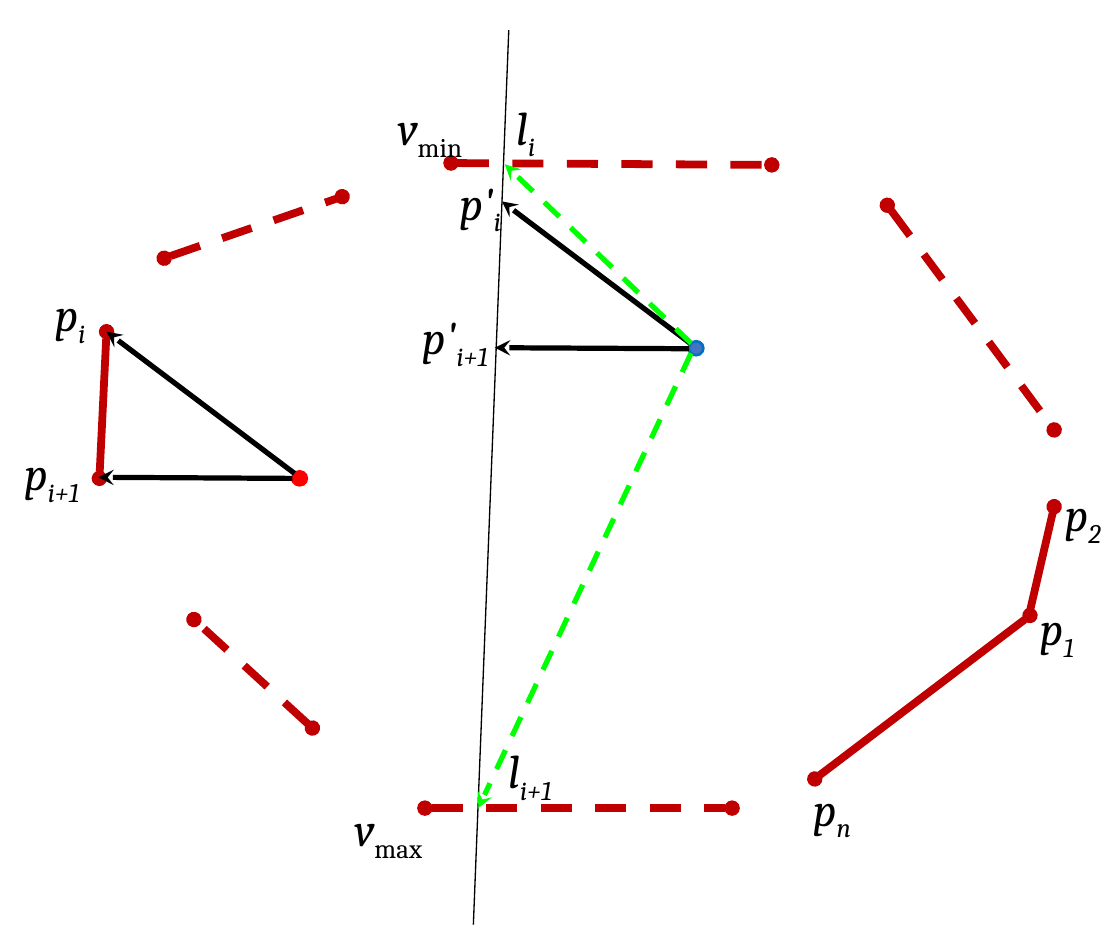
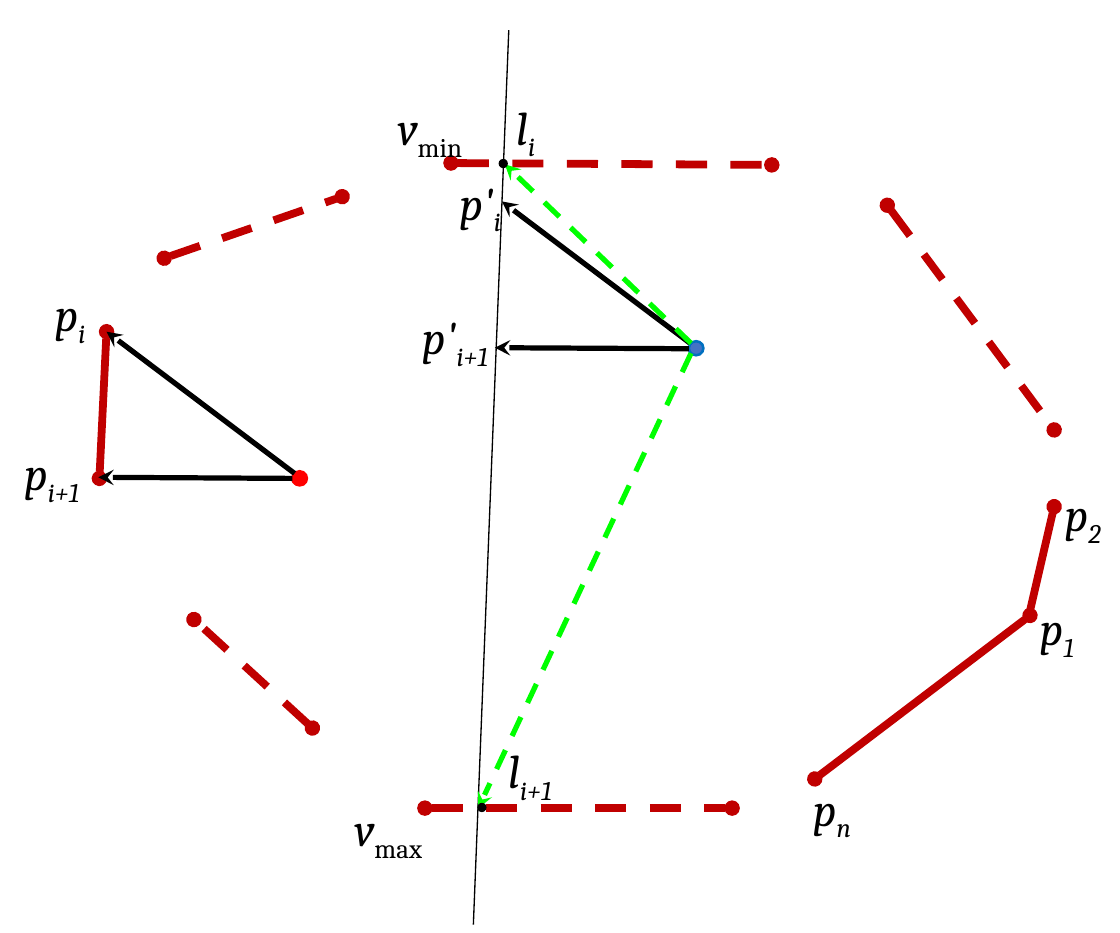
Before and after one commit to aabecker/SwarmPublications, a slide deck: slide 1 of journalWallFriction/pictures/pdf/anypolygon1.pptx. Drawn at 1120x933 pixels with LibreOffice and Linux fonts; fonts in the diff are those of the drawing. Boxes give left, top, right and bottom in pixels: in the first picture for what was removed or moved away, otherwise in the second. Text is boxed around its words. In the diff, an @@ line names an element or a change of style, - is before the commit and + after.

```diff
--- a/journalWallFriction/pictures/pdf/anypolygon1.pptx
+++ b/journalWallFriction/pictures/pdf/anypolygon1.pptx
@@ ellipse added at (498,159,508,168), fill #000000 @@
@@ ellipse added at (478,803,487,812), fill #000000 @@
```
Also in this commit, not shown: 25 other files.
